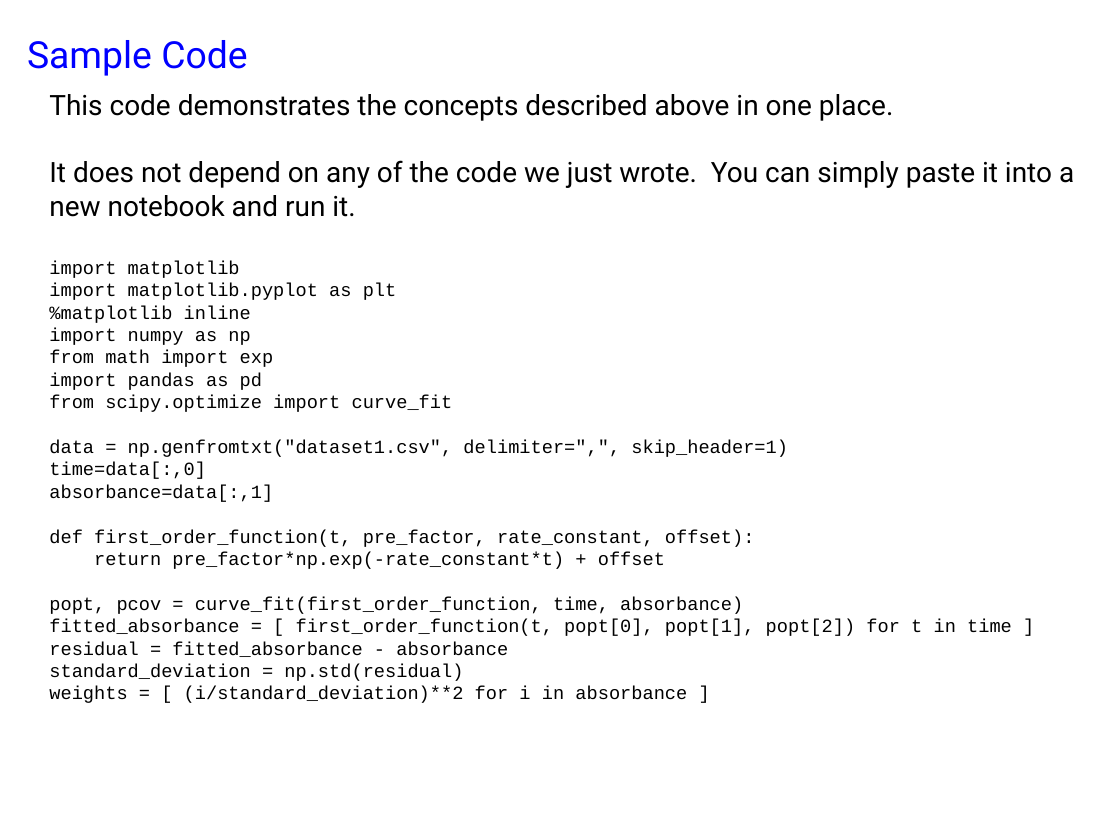
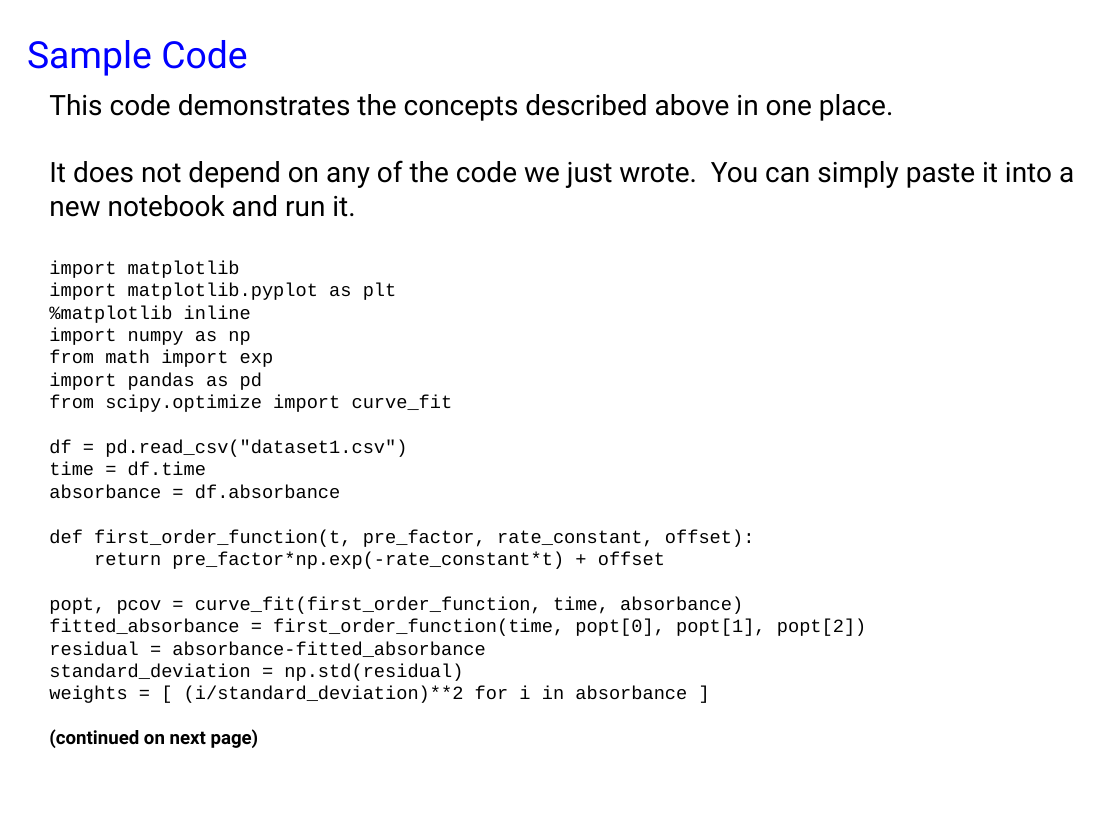
Before and after one commit to Lyle-zhang/practical_kinetics, a slide deck: slide 31 of exercise 2/exercise 2.pptx. Drawn at 1120x840 pixels with LibreOffice and Linux fonts; fonts in the diff are those of the drawing. Boxes give left, top, right and bottom in pixels: in the first picture for what was removed or moved away, otherwise in the second. Text is boxed around its words. In the diff, an @@ line names an element or a change of style, - is before the commit and + after.

```diff
--- a/exercise 2/exercise 2.pptx
+++ b/exercise 2/exercise 2.pptx
@@ text at bbox=[49, 440, 407, 499]: text changed @@
-data = np.genfromtxt("dataset1.csv", delimiter=",", skip_header=1)
-time=data[:,0]
-absorbance=data[:,1]
+df = pd.read_csv("dataset1.csv")
+time = df.time
+absorbance = df.absorbance
@@ text at bbox=[49, 619, 867, 657]: text changed @@
-fitted_absorbance = [ first_order_function(t, popt[0], popt[1], popt[2]) for t in time ]
-residual = fitted_absorbance - absorbance
+fitted_absorbance = first_order_function(time, popt[0], popt[1], popt[2])
+residual = absorbance-fitted_absorbance
@@ text at bbox=[49, 729, 259, 748]: paragraph added @@
+(continued on next page)
```
Also in this commit, not shown: 25 other slides changed, 19 other files.
